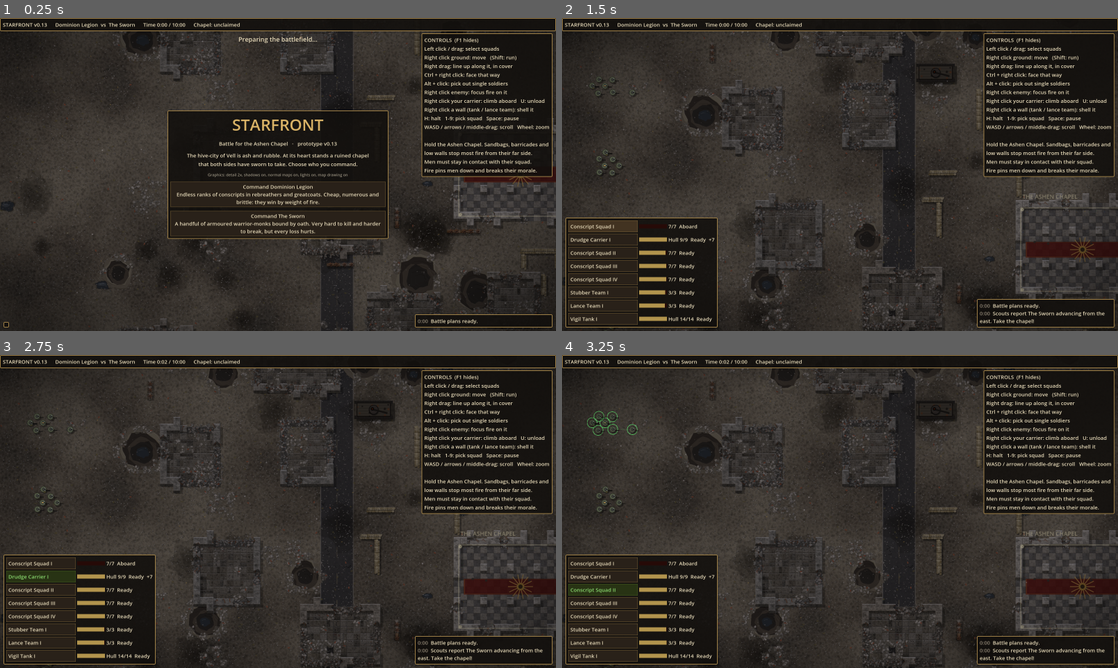
Above: before the commit, frames 1-4 (two rows, left to right).
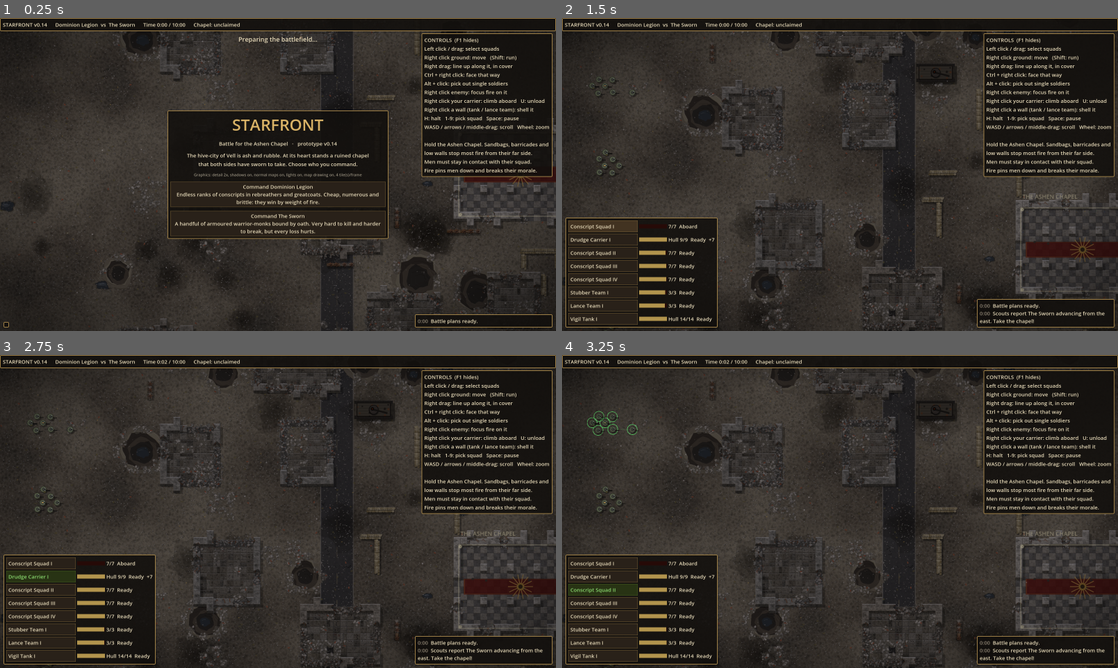
Above: after the commit, the same moments.

Repository: sirspoon/StarFront
Game: Godot game, scene res://scenes/main.tscn
Two runs of this game, one before a commit and one after it. Both use one fixed random seed, a clock stepped at 60 frames per second and the inputs below.
Inputs:
- Up to frame 1 (0.25 s): no input
- Up to frame 2 (1.5 s): click "Command Dominion Legion Endle…" at 0.5 s; click "Conscript Squad I" at 1.25 s
- Up to frame 3 (2.75 s): click "Drudge Carrier I" at 2 s
- Up to frame 4 (3.25 s): click "Conscript Squad II" at 2.75 s

The runs differ from the first frame. In frame 1, 0.2% of the frame differs, in the area x 7-66%, y 1-51%; in frame 2, less than 0.1%; in frame 3, less than 0.1%; in frame 4, less than 0.1%.

Commit message:
StarFront v0.14: phones draw map tiles one per frame
Co-Authored-By: Claude Opus 5.5 <noreply@anthropic.com>
Claude-Session: https://claude.ai/code/session_01Q9zFWq6qGPKtGhTxhDqH85

Diff:
--- a/project.godot
+++ b/project.godot
@@ -7,7 +7,7 @@
 
 config/name="StarFront"
 config/description="Real-time squad tactics in a ruined gothic future."
-config/version="0.13"
+config/version="0.14"
 run/main_scene="res://scenes/main.tscn"
 config/features=PackedStringArray("4.3", "GL Compatibility")
 config/icon="res://icon.svg"
--- a/scripts/game_data.gd
+++ b/scripts/game_data.gd
@@ -2,7 +2,7 @@
 extends RefCounted
 ## Factions, soldier types and weapons. Balance tuning lives here.
 
-const VERSION := "0.13"
+const VERSION := "0.14"
 
 ## range in pixels (16 px = 1 map cell); cooldown = seconds between bursts;
 ## acc = base hit chance; ap = how much infantry armour it ignores; supp = suppression per shot;
--- a/scripts/map_view.gd
+++ b/scripts/map_view.gd
@@ -10,7 +10,7 @@
 var use_normals := true
 var _where := ""  # for the crash breadcrumbs
 var SCALE := 2.0  # map pixels drawn per world pixel (detail level)
-const BATCH := 4  # tiles prepared at once: keeps the burst of graphics memory small enough for phones
+var BATCH := 4  # tiles prepared at once (1 on phones: each tile is a lot of drawing for one frame)
 const CHUNK := Vector2i(20, 20)  # tile size in cells
 
 var map: BattleMap
@@ -51,9 +51,13 @@
 			_build_occluders(y)
 	SCALE = Settings.detail()
 	use_normals = Settings.on("normals", true)
+	BATCH = Settings.batch()
 	for i in range(0, all.size(), BATCH):
 		_where = "map tiles %d-%d of %d (%s)" % [i + 1, mini(i + BATCH, all.size()), all.size(), Settings.summary()]
 		await _bake(all.slice(i, i + BATCH))
+		if BATCH == 1:
+			for f in 3:
+				await get_tree().process_frame  # let the phone's graphics catch up between tiles
 	Settings.stage("map ready (%s)" % Settings.summary())
 	ready_drawn = true
 
--- a/scripts/settings.gd
+++ b/scripts/settings.gd
@@ -7,6 +7,7 @@
 ##   normals=0           no normal maps (flat lighting)
 ##   lights=0            no combat lights or moonlight
 ##   bake=0              no detailed map at all: a plain flat one (no off-screen drawing)
+##   batch=N             map tiles drawn per frame (default 4, 1 on phones)
 ##   safe                all of the above off
 
 static var _query := ""
@@ -67,7 +68,15 @@
 	return str(v) if v != null else ""
 
 
+static func batch() -> int:
+	var q := _q()
+	for n in [1, 2, 4, 8]:
+		if q.contains("batch=%d" % n):
+			return n
+	return 1 if is_phone() else 4
+
+
 static func summary() -> String:
 	var oo := func(b: bool) -> String: return "on" if b else "off"
-	return "detail %sx, shadows %s, normal maps %s, lights %s, map drawing %s" % [detail(), oo.call(on("shadows", not is_phone())),
-			oo.call(on("normals", true)), oo.call(on("lights", true)), oo.call(on("bake", true))]
+	return "detail %sx, shadows %s, normal maps %s, lights %s, map drawing %s, %d tile(s)/frame" % [detail(), oo.call(on("shadows", not is_phone())),
+			oo.call(on("normals", true)), oo.call(on("lights", true)), oo.call(on("bake", true)), batch()]
Not shown, changed: CHANGELOG.md
